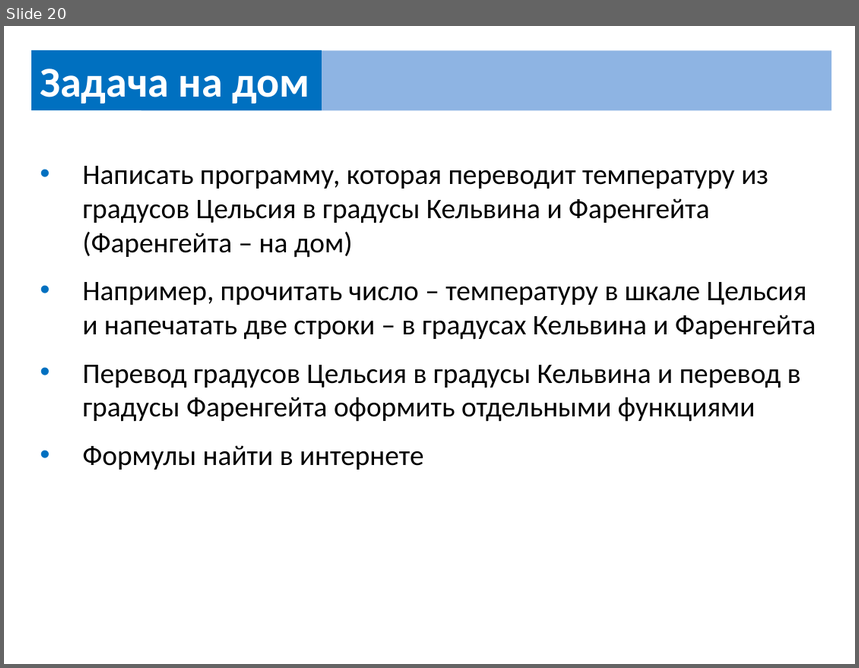
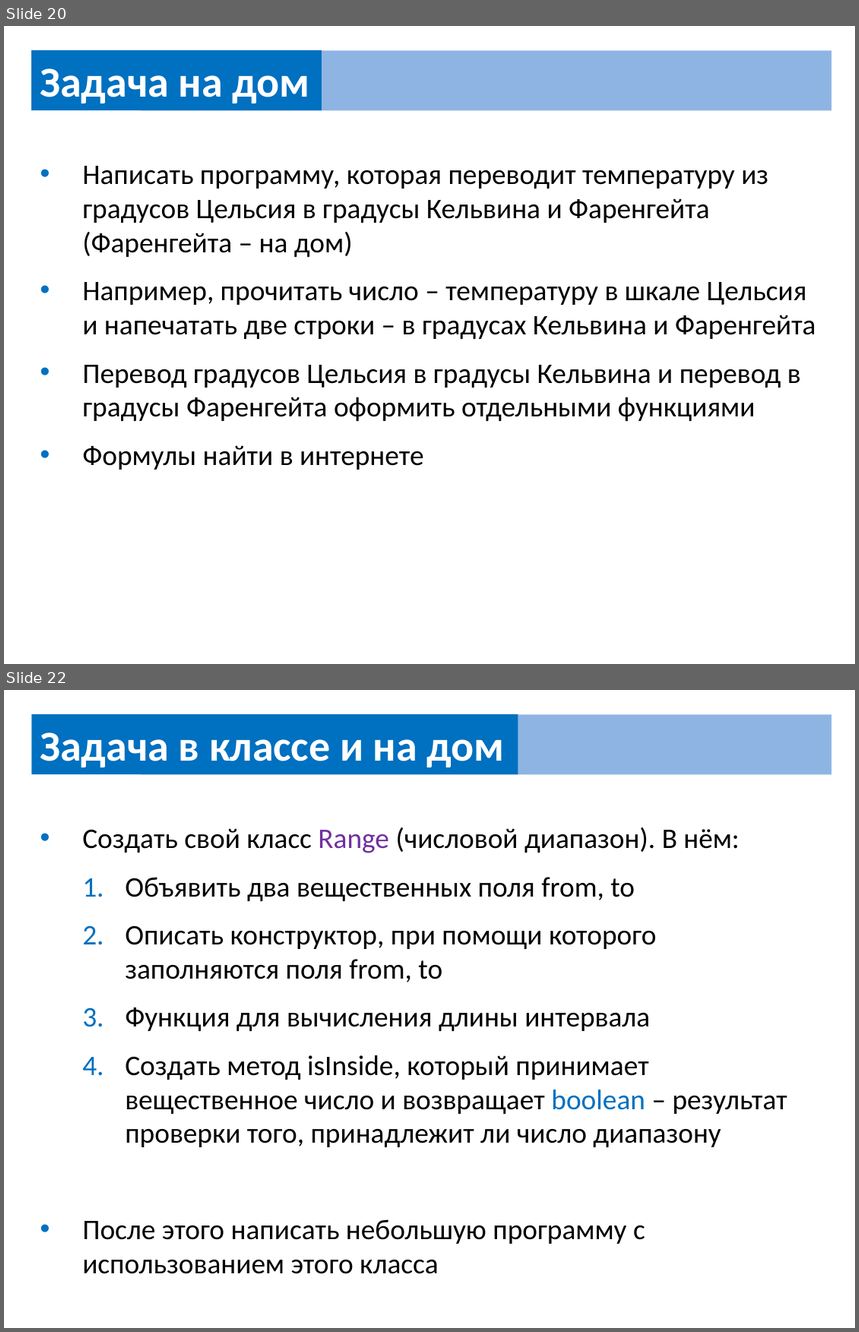
Before and after one commit to UsovaAnna/lesson, a slide deck: src/home/home_work.pptx. Shown one above the other, each under a label of ours: slide 20 before the commit, slides 20 and 22 after it; the slides between them are not shown. The pictures are 859x668 and 859x1332 pixels, drawn with LibreOffice and Linux fonts; fonts in the diff are those of the drawing. Boxes give left, top, right and bottom in pixels: in the first picture for what was removed or moved away, otherwise in the second. Text is boxed around its words. In the diff, an @@ line names an element or a change of style, - is before the commit and + after.

```diff
--- a/src/home/home_work.pptx
+++ b/src/home/home_work.pptx
@@ slide 22 added at [4, 690, 855, 1328], background #FFFFFF @@
@@ rectangle added at [31, 714, 518, 775], fill #0070C0, 36 pt, text #FFFFFF, bold @@
+Задача в классе и на дом
@@ rectangle added at [141, 714, 832, 775], fill #8EB4E3 @@
@@ text added at [82, 828, 788, 1274], 24 pt, text #000000 @@
+• Создать свой класс Range (числовой диапазон). В нём:
+  1. Объявить два вещественных поля from, to
+  2. Описать конструктор, при помощи которого заполняются поля from, to
+  3. Функция для вычисления длины интервала
+  4. Создать метод isInside, который принимает вещественное число и возвращает boolean – результат проверки того, принадлежит ли число диапазону
+• После этого написать небольшую программу с использованием этого класса
```
Also in this commit, not shown: 3 other slides added, 1 other file.
